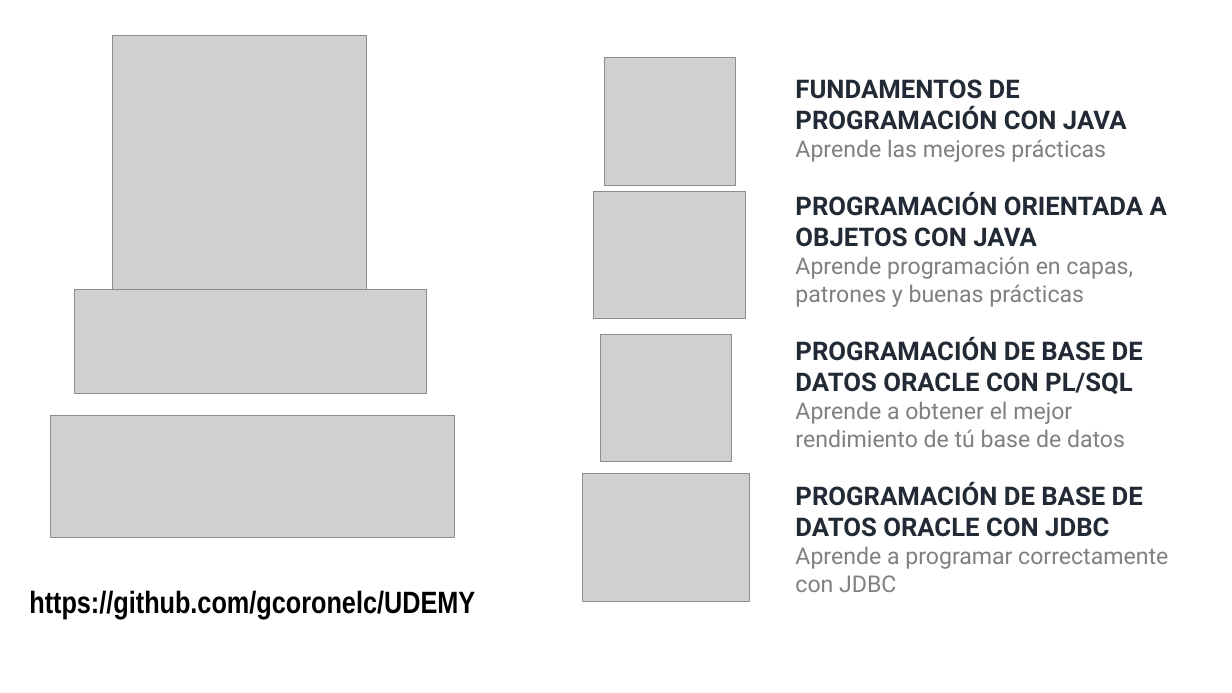
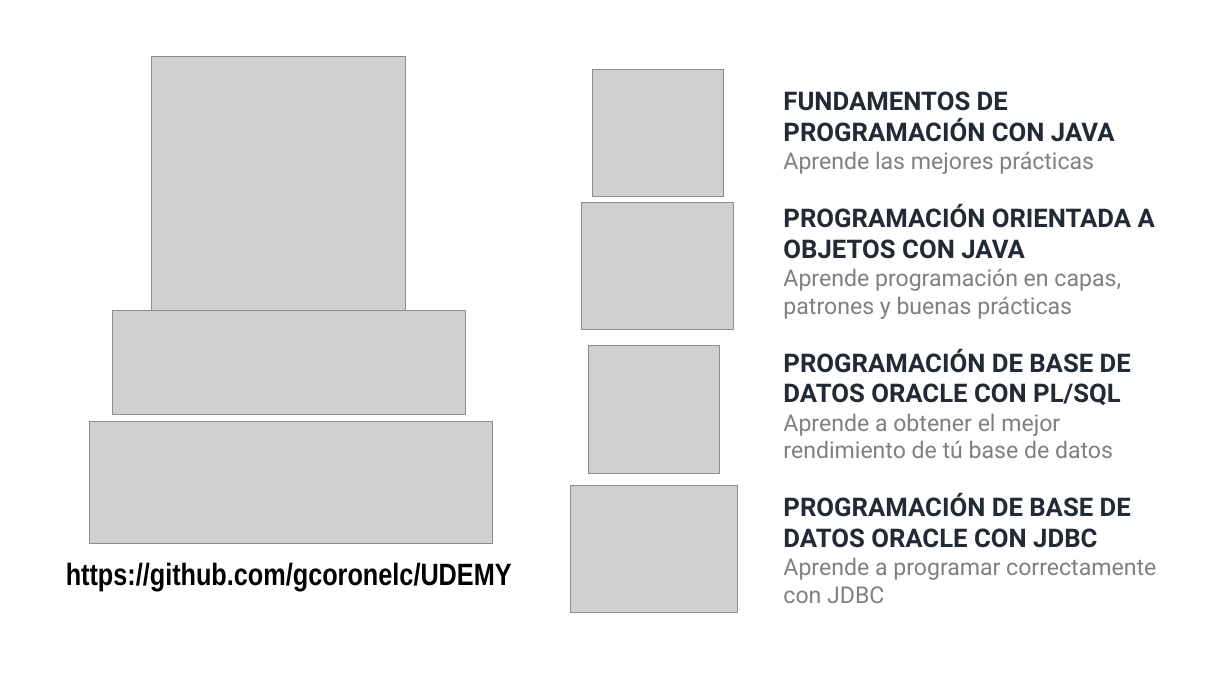
Before and after one commit to gcoronelc/UDEMY, a slide deck: slide 2 of img/Presentacion.pptx. Drawn at 1232x693 pixels with LibreOffice and Linux fonts; fonts in the diff are those of the drawing; grey boxes stand for pictures. Boxes give left, top, right and bottom in pixels: in the first picture for what was removed or moved away, otherwise in the second. Text is boxed around its words. In the diff, an @@ line names an element or a change of style, - is before the commit and + after.

```diff
--- a/img/Presentacion.pptx
+++ b/img/Presentacion.pptx
@@ 4 pictures, 1 text: place and size @@
-4 pictures, 1 text at [583, 58, 1168, 602]
+4 pictures, 1 text at [571, 69, 1156, 613]
@@ picture: place and size @@
-picture at [113, 35, 367, 289]
+picture at [152, 56, 406, 311]
@@ picture: place and size @@
-picture at [74, 289, 426, 394]
+picture at [113, 311, 465, 415]
@@ picture: place and size @@
-picture at [51, 416, 455, 538]
+picture at [89, 421, 493, 543]
@@ text "https://github.com/gcoronelc/UDEMY": place and size @@
-text "https://github.com/gcoronelc/UDEMY" at [29, 590, 475, 619]
+text "https://github.com/gcoronelc/UDEMY" at [66, 562, 512, 591]
```
Also in this commit, not shown: 3 other files.
